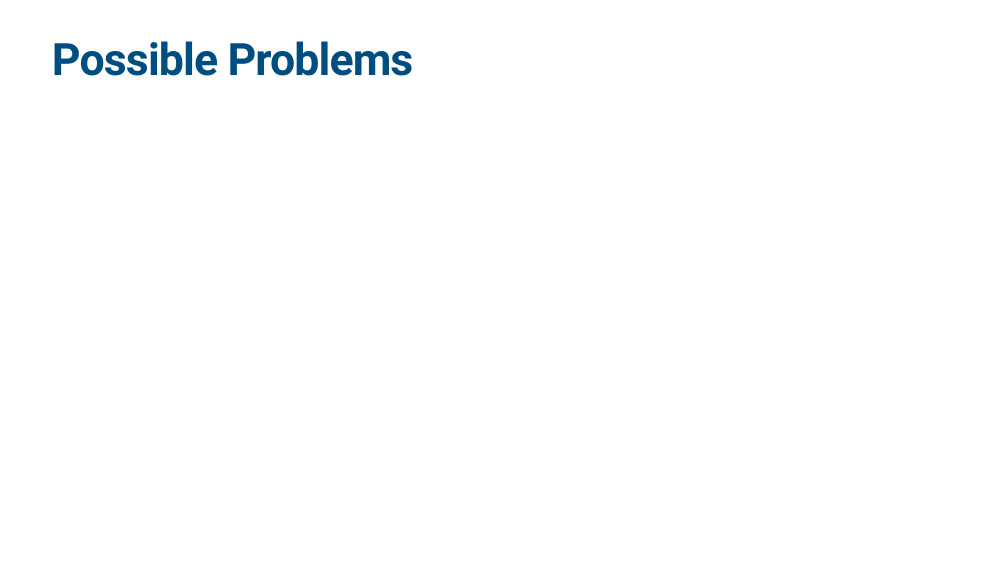
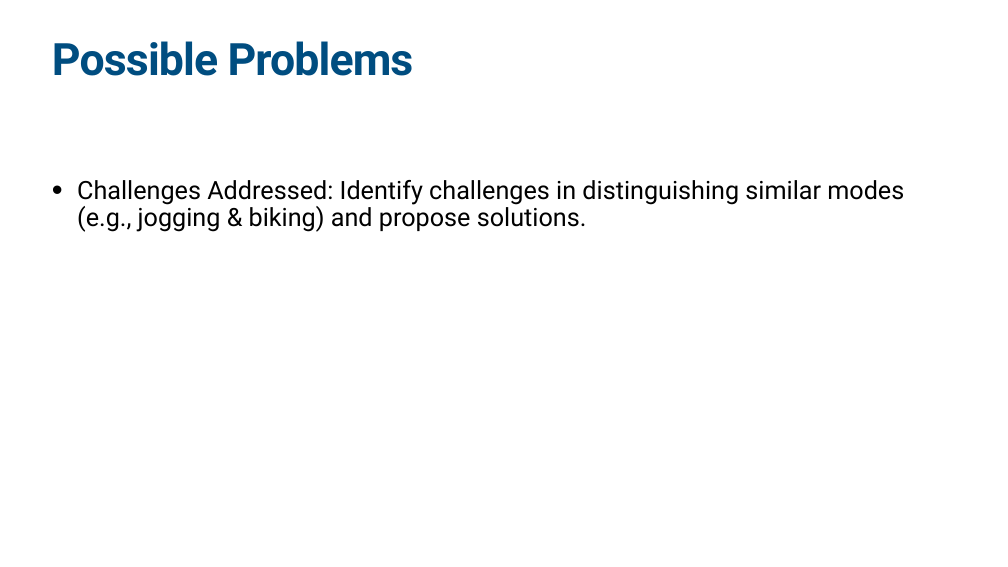
Before and after one commit to jonglr/GEO880-Project, a slide deck: slide 7 of Presentation.pptx (slide 5 before the commit). Drawn at 1008x567 pixels with LibreOffice and Linux fonts; fonts in the diff are those of the drawing. Boxes give left, top, right and bottom in pixels: in the first picture for what was removed or moved away, otherwise in the second. Text is boxed around its words. In the diff, an @@ line names an element or a change of style, - is before the commit and + after.

```diff
--- a/Presentation.pptx
+++ b/Presentation.pptx
@@ text added at <box>77,180,904,232</box>, 48 pt, text #000000 @@
+• Challenges Addressed: Identify challenges in distinguishing similar modes (e.g., jogging & biking) and propose solutions.
```
Also in this commit, not shown: 3 other slides changed, 3 slides added, 1 slide removed.
